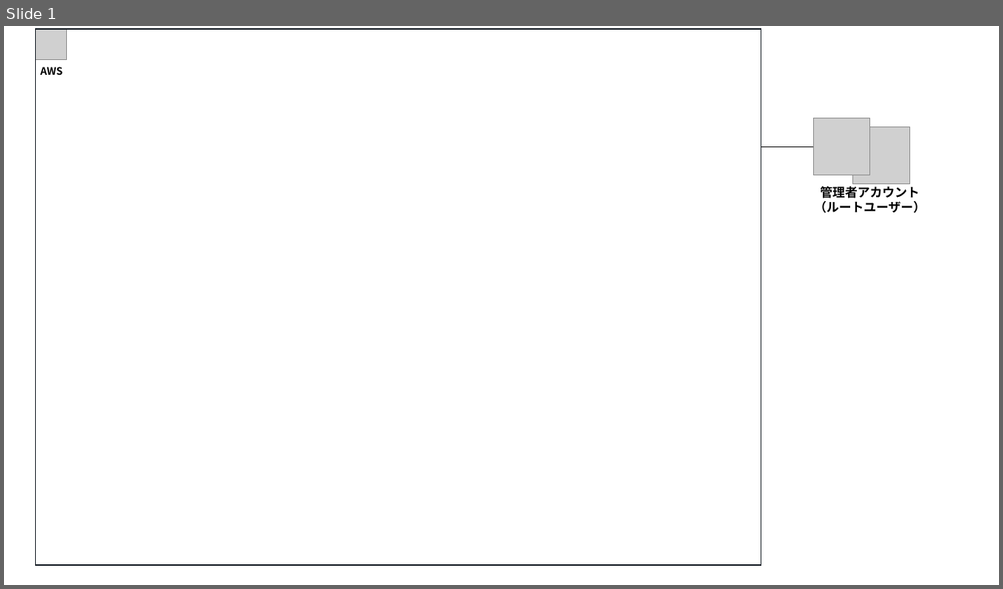
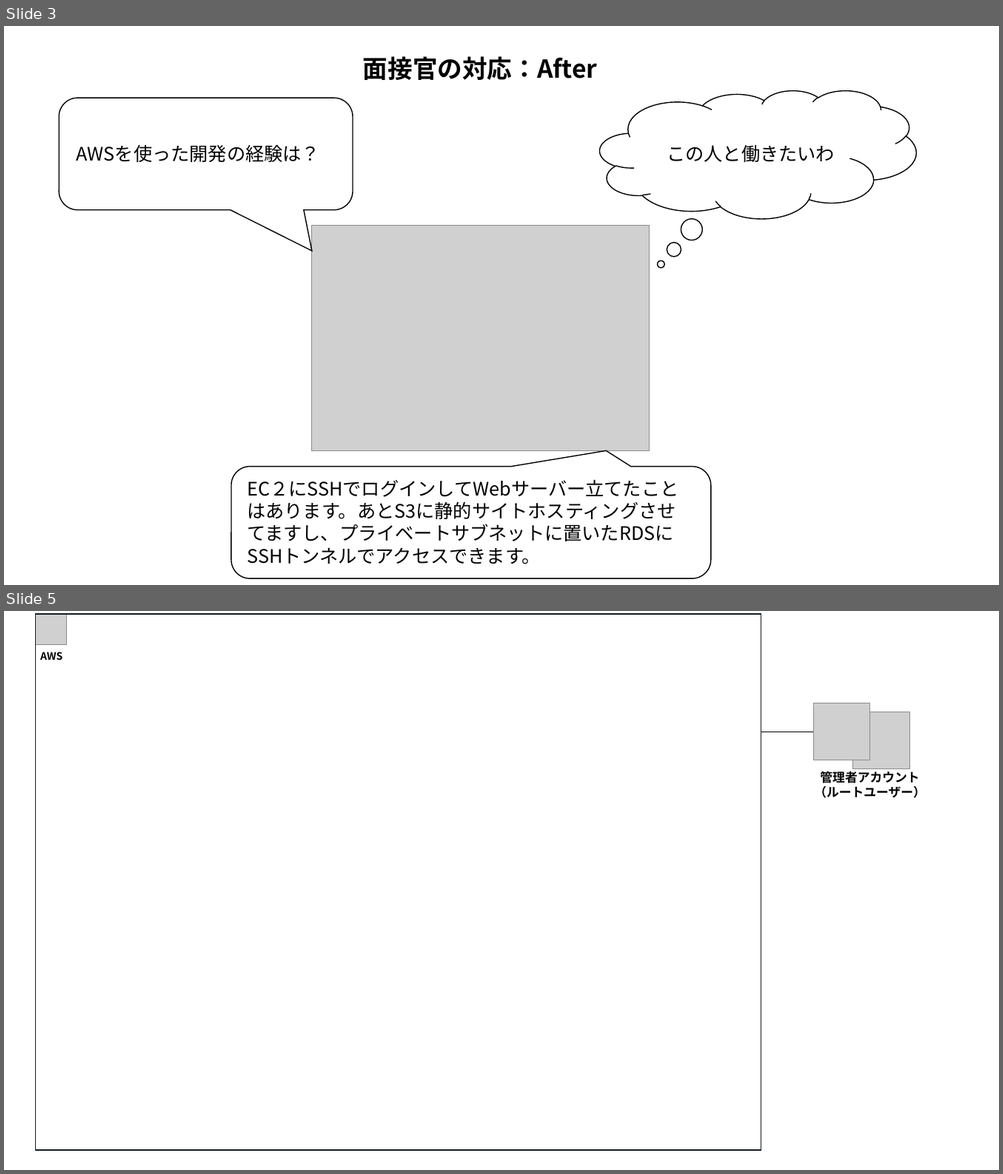
Before and after one commit to Mutsumix/aws-workshop, a slide deck: Day1/AWS-Architecture.pptx. Shown one above the other, each under a label of ours: slide 1 before the commit, slides 3 and 5 after it; the slides between them are not shown. The pictures are 1003x589 and 1003x1174 pixels, drawn with LibreOffice and Linux fonts; fonts in the diff are those of the drawing; grey boxes stand for pictures. Boxes give left, top, right and bottom in pixels: in the first picture for what was removed or moved away, otherwise in the second. Text is boxed around its words. In the diff, an @@ line names an element or a change of style, - is before the commit and + after.

```diff
--- a/Day1/AWS-Architecture.pptx
+++ b/Day1/AWS-Architecture.pptx
@@ slide 3 added at (x1=4, y1=26, x2=999, y2=585), background #FFFFFF @@
@@ text added at (x1=363, y1=56, x2=597, y2=80), 24 pt, text #000000, bold @@
+面接官の対応：After
@@ thought cloud added at (x1=600, y1=90, x2=916, y2=218), outline #000000 1 pt @@
@@ rounded speech box added at (x1=60, y1=98, x2=353, y2=210), outline #000000 1 pt @@
@@ text added at (x1=77, y1=145, x2=321, y2=162), 18 pt, text #000000 @@
+AWSを使った開発の経験は？
@@ text added at (x1=666, y1=145, x2=834, y2=162), 18 pt, text #000000 @@
+この人と働きたいわ
@@ picture added at (x1=311, y1=226, x2=649, y2=452) @@
@@ rounded speech box added at (x1=232, y1=467, x2=711, y2=579), outline #000000 1 pt @@
@@ text added at (x1=247, y1=502, x2=675, y2=565), 18 pt, text #000000 @@
+EC２にSSHでログインしてWebサーバー立てたことはあります。あとS3に静的サイトホスティングさせてますし、プライベートサブネットに置いたRDSにSSHトンネルでアクセスできます。
@@ what was slide 1 is now slide 5 @@
```
Also in this commit, not shown: 3 slides changed, 9 other slides added.
